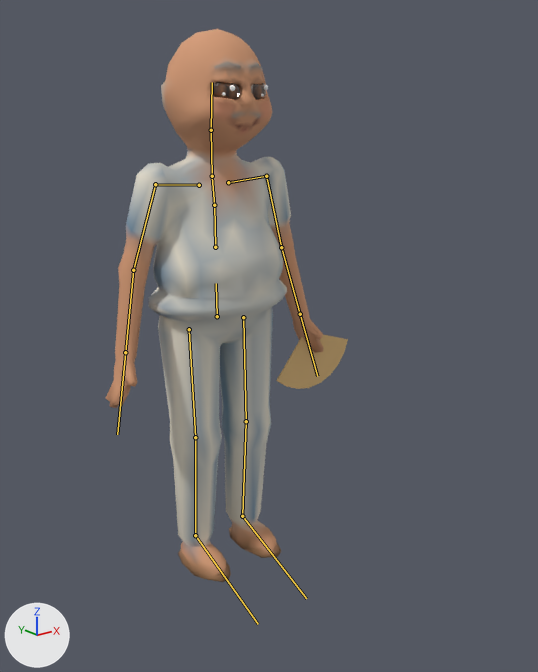
The glTF model assets/models/nguoi/ongtam.glb, before and after one commit.
One viewpoint serves both versions: a camera (50 mm lens) standing at (-1.175, -1.708, 1.355) and looking at (0.063, -0.161, 0.736). Every picture has the same lights, and +X, +Y and +Z are marked at lower left. The first picture is the older version. The bones that bend it are drawn over the model as lines.

In view in the first picture: 'Nguoi_ongtam'.
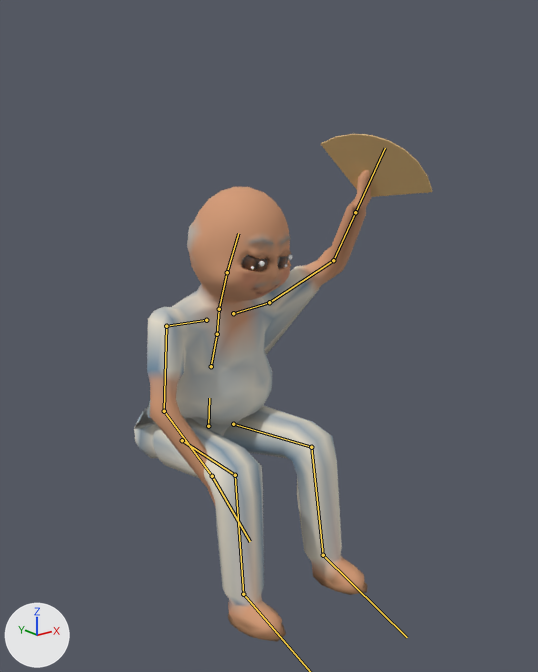
The newer file adds an action. The first version stands in its rest pose; the second is drawn at frame 49 of the action 'chup_chung'.

The change, as JSON lines over the scene's bpy script:
```json
{"block": "bone_hips", "where": "bone_hips = bpy.data.objects['NguoiRig'].pose.bones['hips']"}
{"op": "set", "path": "bone_hips.location", "old": "(0.0, 0.0, 0.0)", "new": "(0.0, -0.364, -0.058)"}
{"op": "set", "path": "bone_hips.rotation_quaternion", "old": "(1.0, 0.0, 0.0, 0.0)", "new": "(0.999, 0.052, 0.0, 0.0)", "note": "degrees (0, 0, 0) -> degrees (6, 0, 0)"}
{"block": "bone_spine", "where": "bone_spine = bpy.data.objects['NguoiRig'].pose.bones['spine']  # child of 'hips'"}
{"op": "set", "path": "bone_spine.rotation_quaternion", "old": "(1.0, 0.0, 0.0, 0.0)", "new": "(0.994, 0.108, 0.0, 0.0)", "note": "degrees (0, 0, 0) -> degrees (12, 0, 0)"}
{"block": "bone_chest", "where": "bone_chest = bpy.data.objects['NguoiRig'].pose.bones['chest']  # child of 'spine'"}
{"op": "set", "path": "bone_chest.rotation_quaternion", "old": "(1.0, 0.0, 0.0, 0.0)", "new": "(1.0, -0.016, 0.016, 0.0)", "note": "degrees (0, 0, 0) -> degrees (-2, 2, 0)"}
{"block": "bone_upperarm_l", "where": "bone_upperarm_l = bpy.data.objects['NguoiRig'].pose.bones['upperarm.L']  # child of 'clav.L'"}
{"op": "set", "path": "bone_upperarm_l.rotation_quaternion", "old": "(1.0, 0.0, 0.0, 0.0)", "new": "(0.511, -0.313, 0.0, -0.8)", "note": "degrees (0, 0, 0) -> degrees (-22, -30, -109)"}
{"block": "bone_forearm_l", "where": "bone_forearm_l = bpy.data.objects['NguoiRig'].pose.bones['forearm.L']  # child of 'upperarm.L'"}
{"op": "set", "path": "bone_forearm_l.rotation_quaternion", "old": "(1.0, 0.0, 0.0, 0.0)", "new": "(0.902, -0.242, 0.0, -0.357)", "note": "degrees (0, 0, 0) -> degrees (-26, -10, -41)"}
{"block": "bone_hand_l", "where": "bone_hand_l = bpy.data.objects['NguoiRig'].pose.bones['hand.L']  # child of 'forearm.L'"}
{"op": "set", "path": "bone_hand_l.rotation_quaternion", "old": "(1.0, 0.0, 0.0, 0.0)", "new": "(0.998, 0.07, 0.0, 0.0)", "note": "degrees (0, 0, 0) -> degrees (8, 0, 0)"}
{"block": "bone_upperarm_r", "where": "bone_upperarm_r = bpy.data.objects['NguoiRig'].pose.bones['upperarm.R']  # child of 'clav.R'"}
{"op": "set", "path": "bone_upperarm_r.rotation_quaternion", "old": "(1.0, 0.0, 0.0, 0.0)", "new": "(0.936, -0.348, 0.0, 0.045)", "note": "degrees (0, 0, 0) -> degrees (-41, 2, 5)"}
{"block": "bone_forearm_r", "where": "bone_forearm_r = bpy.data.objects['NguoiRig'].pose.bones['forearm.R']  # child of 'upperarm.R'"}
{"op": "set", "path": "bone_forearm_r.rotation_quaternion", "old": "(1.0, 0.0, 0.0, 0.0)", "new": "(0.958, -0.039, 0.0, -0.283)", "note": "degrees (0, 0, 0) -> degrees (-4, -1, -33)"}
{"block": "bone_hand_r", "where": "bone_hand_r = bpy.data.objects['NguoiRig'].pose.bones['hand.R']  # child of 'forearm.R'"}
{"op": "set", "path": "bone_hand_r.rotation_quaternion", "old": "(1.0, 0.0, 0.0, 0.0)", "new": "(0.998, 0.07, 0.0, 0.0)", "note": "degrees (0, 0, 0) -> degrees (8, 0, 0)"}
{"block": "bone_neck", "where": "bone_neck = bpy.data.objects['NguoiRig'].pose.bones['neck']  # child of 'chest'"}
{"op": "set", "path": "bone_neck.rotation_quaternion", "old": "(1.0, 0.0, 0.0, 0.0)", "new": "(0.999, 0.023, 0.032, -0.001)", "note": "degrees (0, 0, 0) -> degrees (3, 4, 0)"}
{"block": "bone_head", "where": "bone_head = bpy.data.objects['NguoiRig'].pose.bones['head']  # child of 'neck'"}
{"op": "set", "path": "bone_head.rotation_quaternion", "old": "(1.0, 0.0, 0.0, 0.0)", "new": "(0.999, -0.03, -0.015, -0.035)", "note": "degrees (0, 0, 0) -> degrees (-3, -2, -4)"}
{"block": "bone_thigh_l", "where": "bone_thigh_l = bpy.data.objects['NguoiRig'].pose.bones['thigh.L']  # child of 'hips'"}
{"op": "set", "path": "bone_thigh_l.rotation_quaternion", "old": "(1.0, 0.0, 0.0, 0.0)", "new": "(0.646, -0.758, 0.0, -0.091)", "note": "degrees (0, 0, 0) -> degrees (-99, -8, -7)"}
{"block": "bone_shin_l", "where": "bone_shin_l = bpy.data.objects['NguoiRig'].pose.bones['shin.L']  # child of 'thigh.L'"}
{"op": "set", "path": "bone_shin_l.rotation_quaternion", "old": "(1.0, 0.0, 0.0, 0.0)", "new": "(0.756, 0.651, 0.0, 0.067)", "note": "degrees (0, 0, 0) -> degrees (81, -5, 6)"}
{"block": "bone_foot_l", "where": "bone_foot_l = bpy.data.objects['NguoiRig'].pose.bones['foot.L']  # child of 'shin.L'"}
{"op": "set", "path": "bone_foot_l.rotation_quaternion", "old": "(1.0, 0.0, 0.0, 0.0)", "new": "(0.999, -0.026, 0.0, -0.021)", "note": "degrees (0, 0, 0) -> degrees (-3, 0, -2)"}
{"block": "bone_thigh_r", "where": "bone_thigh_r = bpy.data.objects['NguoiRig'].pose.bones['thigh.R']  # child of 'hips'"}
{"op": "set", "path": "bone_thigh_r.rotation_quaternion", "old": "(1.0, 0.0, 0.0, 0.0)", "new": "(0.646, -0.758, 0.0, 0.091)", "note": "degrees (0, 0, 0) -> degrees (-99, 8, 7)"}
{"block": "bone_shin_r", "where": "bone_shin_r = bpy.data.objects['NguoiRig'].pose.bones['shin.R']  # child of 'thigh.R'"}
{"op": "set", "path": "bone_shin_r.rotation_quaternion", "old": "(1.0, 0.0, 0.0, 0.0)", "new": "(0.756, 0.651, 0.0, -0.067)", "note": "degrees (0, 0, 0) -> degrees (81, 5, -6)"}
{"block": "bone_foot_r", "where": "bone_foot_r = bpy.data.objects['NguoiRig'].pose.bones['foot.R']  # child of 'shin.R'"}
{"op": "set", "path": "bone_foot_r.rotation_quaternion", "old": "(1.0, 0.0, 0.0, 0.0)", "new": "(0.999, -0.026, 0.0, 0.021)", "note": "degrees (0, 0, 0) -> degrees (-3, 0, 2)"}
```

What differs and where, as boxes [x1, y1, x2, y2] in the pictures (538 x 672 px):
```json
{"object": "Nguoi_ongtam", "change": "posed", "before": [105, 29, 348, 582], "after": [134, 134, 432, 642], "on screen": "23% wider, 8% shorter"}
{"bone": "hips", "before": "(217, 316) to (216, 283)", "after": "(208, 426) to (209, 398)"}
{"bone": "spine", "before": "(215, 247) to (214, 205)", "after": "(211, 366) to (217, 334)"}
{"bone": "chest", "before": "(214, 205) to (212, 177)", "after": "(217, 334) to (219, 310)"}
{"bone": "upperarm.L", "before": "(266, 176) to (281, 247)", "after": "(269, 302) to (333, 260)"}
{"bone": "forearm.L", "before": "(281, 247) to (300, 314)", "after": "(333, 260) to (355, 212)"}
{"bone": "hand.L", "before": "(300, 314) to (317, 376)", "after": "(355, 212) to (385, 148)"}
{"bone": "upperarm.R", "before": "(155, 184) to (133, 270)", "after": "(166, 326) to (164, 411)"}
{"bone": "forearm.R", "before": "(133, 270) to (125, 352)", "after": "(164, 411) to (212, 476)"}
{"bone": "hand.R", "before": "(125, 352) to (117, 434)", "after": "(212, 476) to (250, 541)"}
{"bone": "neck", "before": "(212, 176) to (211, 130)", "after": "(219, 309) to (227, 272)"}
{"bone": "head", "before": "(211, 130) to (212, 82)", "after": "(227, 272) to (238, 233)"}
{"bone": "thigh.L", "before": "(243, 317) to (246, 421)", "after": "(233, 424) to (311, 447)"}
{"bone": "shin.L", "before": "(246, 421) to (242, 516)", "after": "(311, 447) to (323, 555)"}
{"bone": "foot.L", "before": "(242, 516) to (306, 598)", "after": "(323, 555) to (407, 637)"}
{"bone": "thigh.R", "before": "(189, 329) to (195, 437)", "after": "(182, 440) to (235, 475)"}
{"bone": "shin.R", "before": "(195, 437) to (195, 535)", "after": "(235, 475) to (243, 594)"}
```
